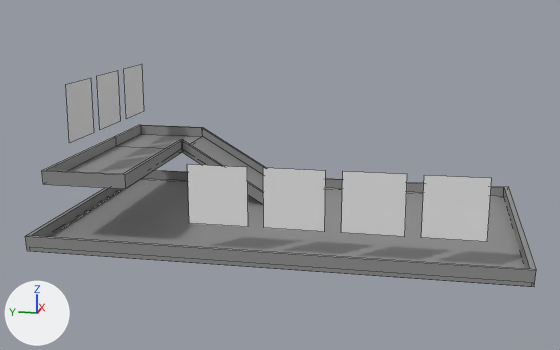
The Blender file demo-files/demomap.blend, before and after one commit.
Rendered twice from a camera (50 mm lens) standing at (-119.6, 2.3, 37.6) and looking at (0.4, 26.3, 7.6). Arrows for +X, +Y and +Z are at lower left; the lights stay in place. Mesh edges are drawn as thin lines.
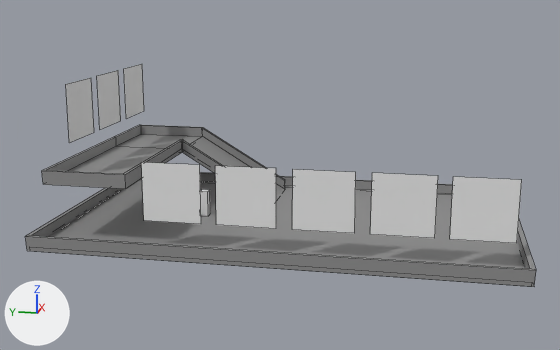
Edits to the bpy script that builds the scene:
```text
Change ob_plane_005:
    ob_plane_005.location: (-16.4, 21.0, 8.3) -> (-16.4, 27.9, 8.3)
Change ob_plane_006:
    ob_plane_006.location: (-16.4, 9.8, 8.3) -> (-16.4, 16.8, 8.3)
Change ob_plane_007:
    ob_plane_007.location: (-16.4, -1.1, 8.3) -> (-16.4, 5.8, 8.3)
Change ob_plane_008:
    ob_plane_008.location: (-16.4, 32.0, 8.3) -> (-16.4, 38.9, 8.3)
Add ob_plane_009:
    ob_plane_009 = bpy.data.objects.new('Plane.009', me_plane_012.copy())  # the mesh of ob_plane_008
    ob_plane_009.location = (-16.4, -5.0, 8.3)
    ob_plane_009.rotation_euler = (1.571, 0.0, 1.571)  # degrees (90, 0, 90)
    ob_plane_009.scale = (4.39, 4.39, 4.39)
```

What differs and where, as boxes (x1, y1, x2, y2) in the pictures (560 x 350 px):
'Plane.007', moved: before (421, 175, 492, 241); after (370, 173, 438, 238)
'Plane.006', moved: before (341, 172, 407, 236); after (292, 169, 356, 233)
'Plane.005', moved: before (263, 168, 326, 232); after (215, 166, 276, 229)
'Plane.008', moved: before (187, 164, 248, 227); after (141, 162, 201, 224)
'Plane.009', added: after (450, 177, 522, 243)
